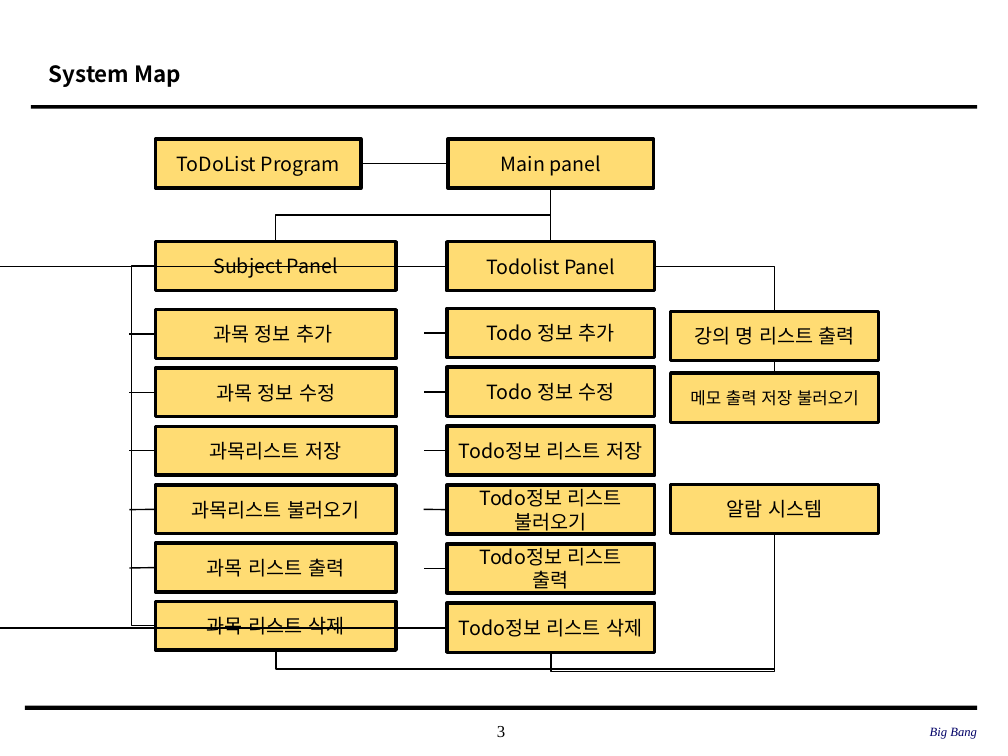
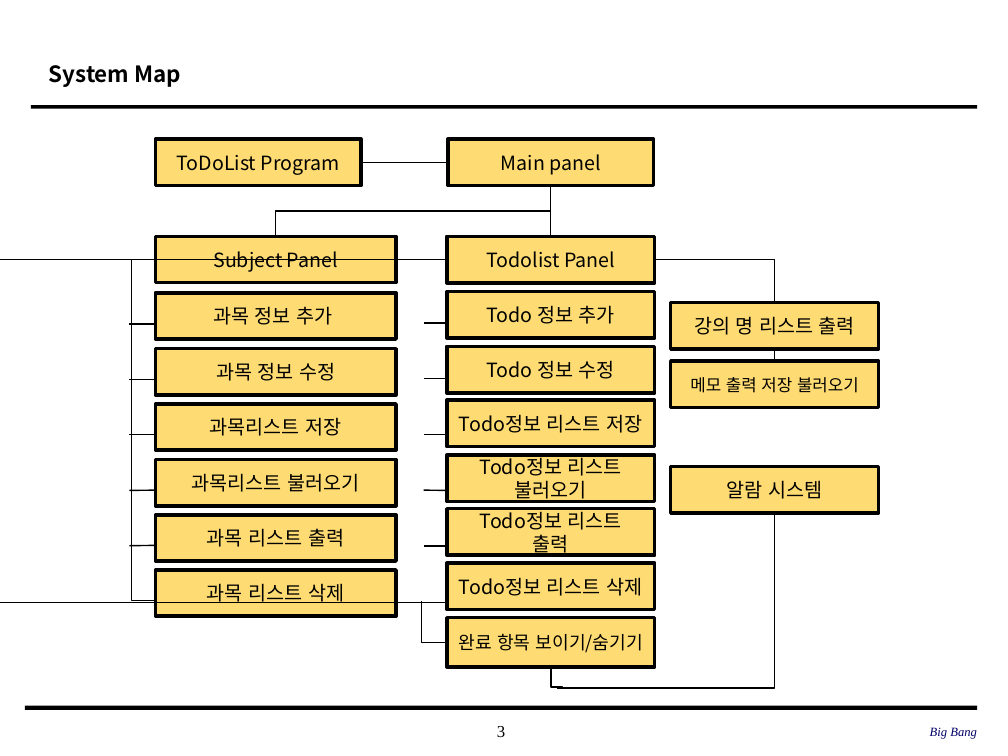
Before and after one commit to SE-admin/SE2017_1_bigbang, a slide deck: slide 3 of doc/3_ 설계서/UI Design Template.pptx. Drawn at 1008x756 pixels with LibreOffice and Linux fonts; fonts in the diff are those of the drawing; background and template pictures are left out. Boxes give left, top, right and bottom in pixels: in the first picture for what was removed or moved away, otherwise in the second. Text is boxed around its words. In the diff, an @@ line names an element or a change of style, - is before the commit and + after.

```diff
--- a/doc/3_ 설계서/UI Design Template.pptx
+++ b/doc/3_ 설계서/UI Design Template.pptx
@@ 2 rectangles, 2 elbow lines, 1 line: place and size @@
-2 rectangles, 2 elbow lines, 1 line at [155, 188, 775, 311]
+2 rectangles, 2 elbow lines, 1 line at [155, 185, 775, 302]
@@ elbow line moved from (157, 266) - (155, 626) to (157, 259) - (155, 601) @@
@@ elbow line moved from (447, 266) - (447, 628) to (447, 260) - (447, 603) @@
@@ 3 lines, 2 rectangles: place and size @@
-3 lines, 2 rectangles at [129, 311, 878, 422]
+3 lines, 2 rectangles at [129, 302, 878, 407]
@@ 4 lines, 2 rectangles: place and size @@
-4 lines, 2 rectangles at [129, 308, 654, 451]
+4 lines, 2 rectangles at [129, 291, 654, 434]
@@ 4 rectangles, 2 lines: place and size @@
-4 rectangles, 2 lines at [129, 367, 878, 534]
+4 rectangles, 2 lines at [129, 347, 878, 513]
@@ rectangle "Todo정보 리스트": place and size @@
-rectangle "Todo정보 리스트" at [447, 543, 654, 593]
+rectangle "Todo정보 리스트" at [447, 509, 654, 555]
@@ elbow line removed from (276, 650) to (775, 533) @@
@@ elbow line moved from (550, 652) - (775, 533) to (775, 513) - (557, 687) @@
@@ 2 rectangles, 2 lines: place and size @@
-2 rectangles, 2 lines at [129, 426, 654, 569]
+2 rectangles, 2 lines at [129, 400, 654, 546]
@@ rectangle "Todo정보 리스트 삭제": place and size @@
-rectangle "Todo정보 리스트 삭제" at [447, 603, 654, 652]
+rectangle "Todo정보 리스트 삭제" at [447, 563, 654, 610]
@@ 3 rectangles: place and size @@
-3 rectangles at [155, 485, 654, 650]
+3 rectangles at [155, 455, 654, 616]
@@ elbow line added from (421, 602) to (445, 642), #000000 1 pt @@
@@ rectangle added at [447, 618, 654, 667], fill #FFC000 at 55% opacity, outline #000000 2.5 pt, 13 pt, text #000000 @@
+완료 항목 보이기/숨기기
@@ elbow line added from (550, 667) to (562, 688), #000000 1 pt @@
```
Also in this commit, not shown: 10 other slides changed, 1 other file.
